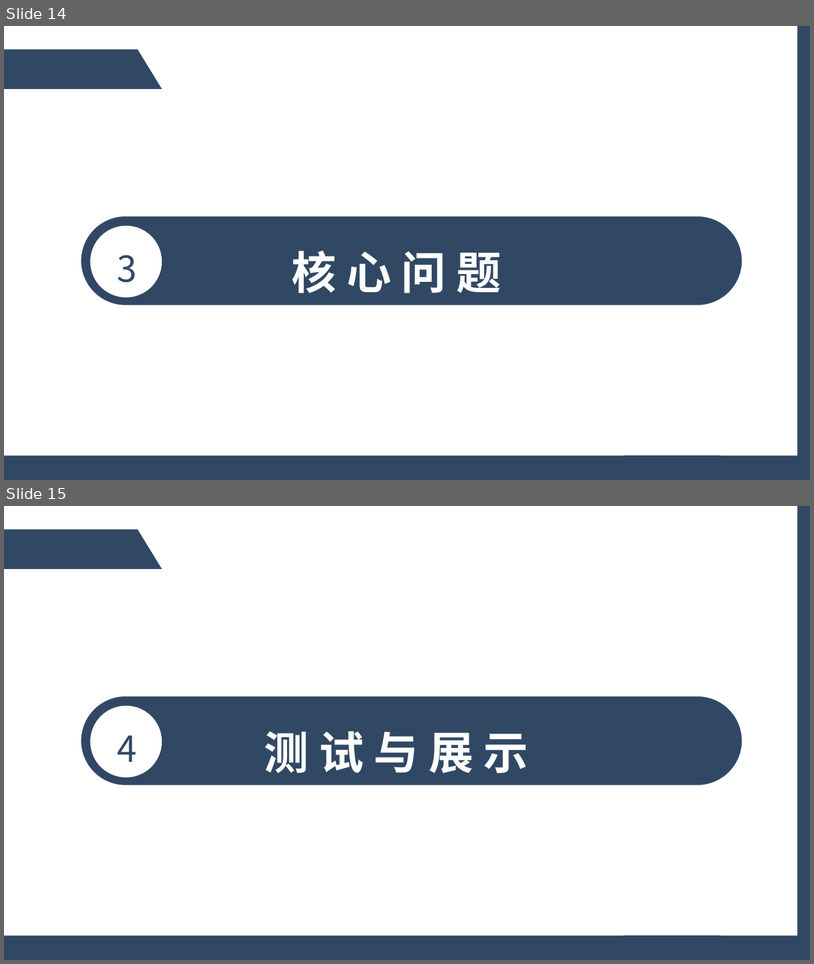
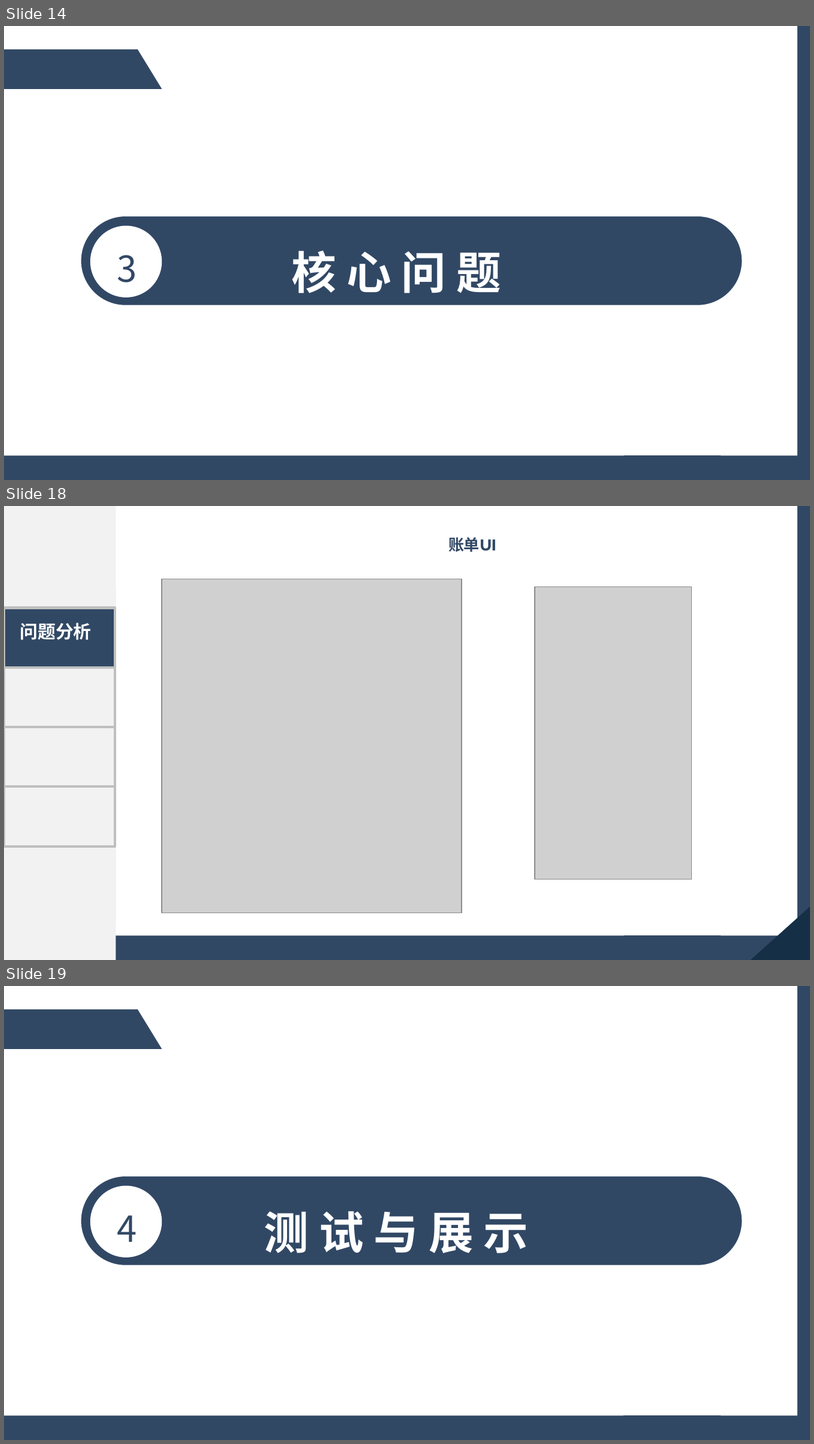
Before and after one commit to D1antang/UESTC_SE_Resourse_RUI1, a slide deck: 软件工程/Report/软工答辩.pptx. Shown one above the other, each under a label of ours: slides 14 and 15 before the commit, slides 14, 18 and 19 after it; the slides between them are not shown. The pictures are 814x964 and 814x1444 pixels, drawn with LibreOffice and Linux fonts; fonts in the diff are those of the drawing; grey boxes stand for pictures. Boxes give left, top, right and bottom in pixels: in the first picture for what was removed or moved away, otherwise in the second. Text is boxed around its words. In the diff, an @@ line names an element or a change of style, - is before the commit and + after.

```diff
--- a/软件工程/Report/软工答辩.pptx
+++ b/软件工程/Report/软工答辩.pptx
@@ slide 18 added at [4, 506, 810, 960], background #FFFFFF; not listed: 5 template elements that a slide beside it also shows @@
@@ rectangle added at [4, 506, 116, 959], fill #F2F2F2 @@
@@ title added at [449, 537, 497, 552], 14 pt, text #314865, bold @@
+账单UI
@@ table added at [4, 590, 116, 904], 6 rows, 1 columns @@
+
+意义与内容
+思路与方法
+重点与难点
+成果与运用
+建议与总结
@@ rectangle added at [4, 589, 115, 921], fill #F2F2F2, outline #F2F2F2 2.25 pt @@
@@ picture added at [162, 579, 462, 912] @@
@@ picture added at [534, 586, 692, 879] @@
@@ text added at [44, 606, 75, 627], 14 pt, text #FFFFFF @@
+绪论
@@ triangle added at [107, 612, 116, 621], fill #FFFFFF @@
@@ text added at [20, 622, 92, 640], 16 pt, text #FFFFFF, bold @@
+问题分析
@@ group added at [4, 607, 115, 846]: 4 rectangles @@
@@ right triangle added at [750, 904, 810, 960], fill #152F47 @@
@@ rectangle added at [626, 937, 721, 960], fill #314865, outline #314865 2.25 pt @@
@@ page number added at [757, 927, 810, 960] @@
@@ rectangle added at [782, 937, 807, 954], fill #152F47, outline #152F47 2.25 pt @@
@@ what was slide 15 is now slide 19 @@
```
Also in this commit, not shown: 1 slide changed, 3 other slides added, 4 other files.
